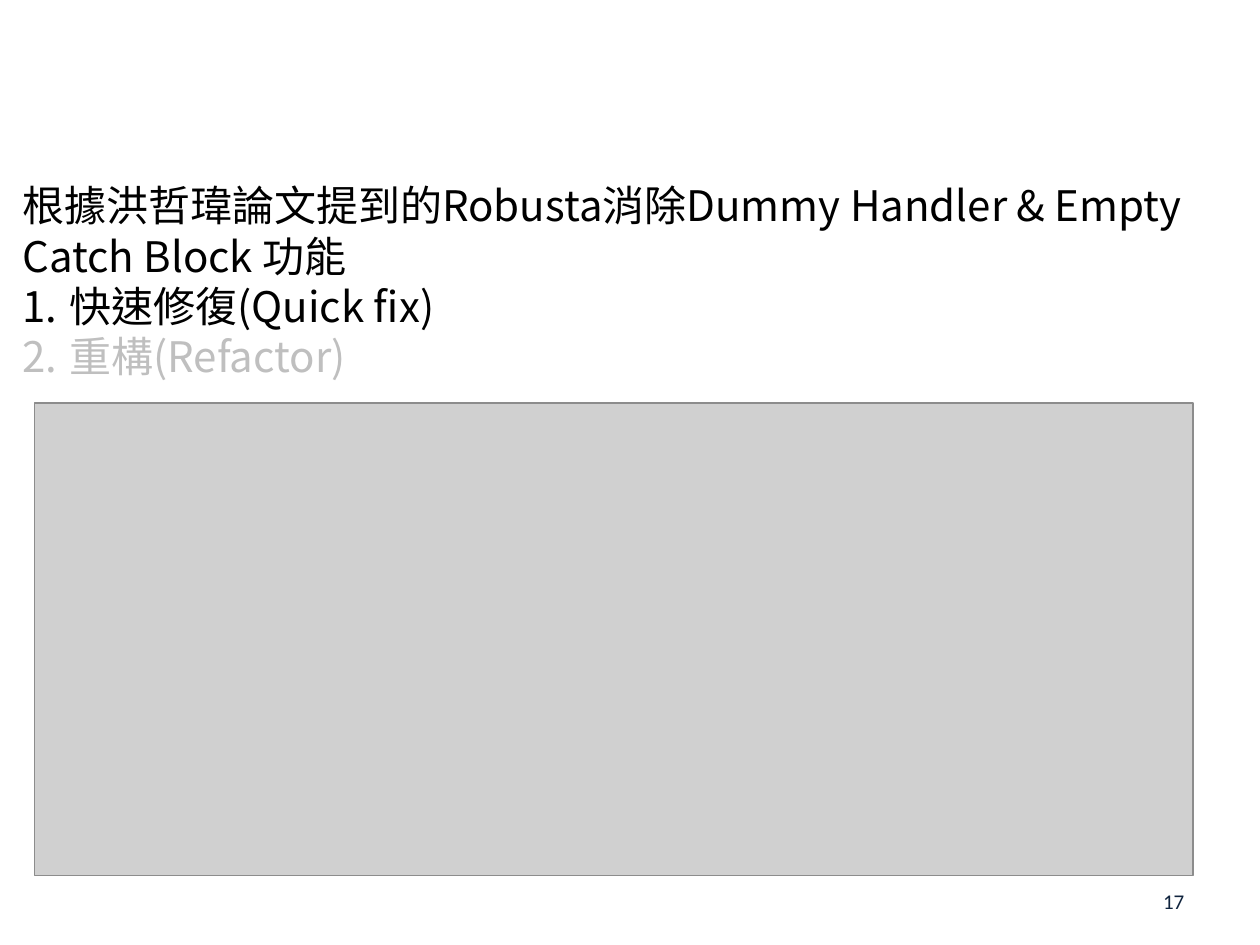
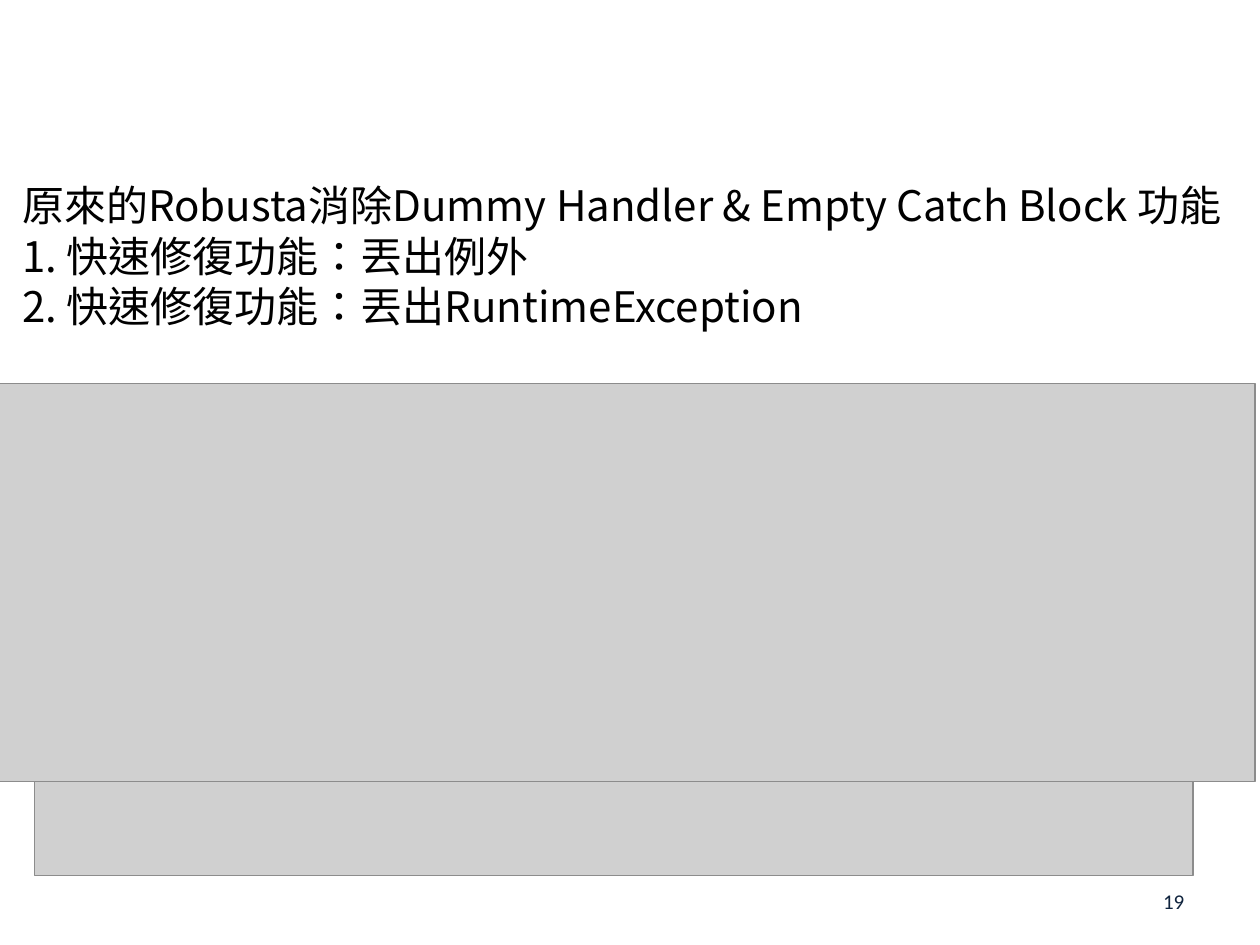
Before and after one commit to s7130457/thesis, a slide deck: slide 19 of 楊雅雯-口試投影片.pptx (slide 17 before the commit). Drawn at 1260x945 pixels with LibreOffice and Linux fonts; fonts in the diff are those of the drawing; grey boxes stand for pictures; background and template pictures are left out. Boxes give left, top, right and bottom in pixels: in the first picture for what was removed or moved away, otherwise in the second. Text is boxed around its words. In the diff, an @@ line names an element or a change of style, - is before the commit and + after.

```diff
--- a/楊雅雯-口試投影片.pptx
+++ b/楊雅雯-口試投影片.pptx
@@ text at (22, 185, 1221, 332): text changed @@
-根據洪哲瑋論文提到的Robusta消除Dummy Handler & Empty Catch Block 功能
-1. 快速修復(Quick fix)
-2. 重構(Refactor)
+原來的Robusta消除Dummy Handler & Empty Catch Block 功能
+1. 快速修復功能：丟出例外
+2. 快速修復功能：丟出RuntimeException
@@ picture added at (0, 383, 1255, 781) @@
@@ page number at (1163, 895, 1184, 909): text changed @@
-17
+19
```
Also in this commit, not shown: 12 other slides changed, 3 slides added.
